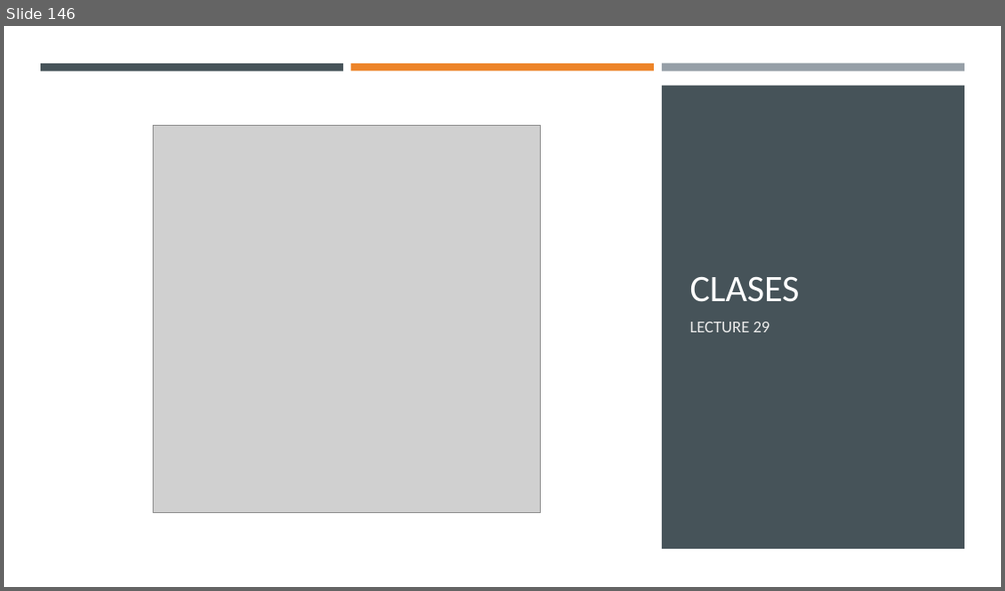
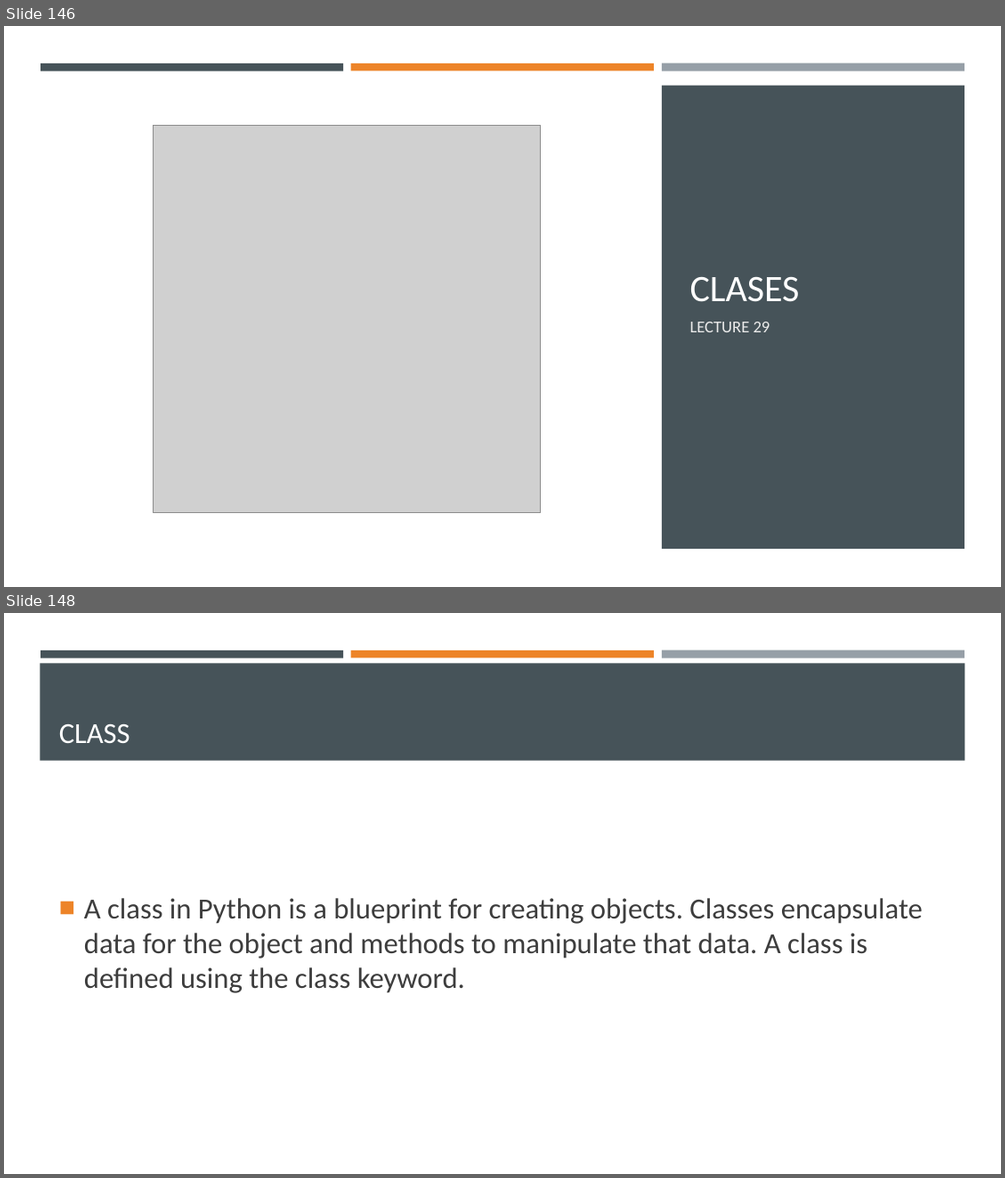
Before and after one commit to Ghost0396/iot, a slide deck: python/Python 3.pptx. Shown one above the other, each under a label of ours: slide 146 before the commit, slides 146 and 148 after it; the slides between them are not shown. The pictures are 1005x591 and 1005x1178 pixels, drawn with LibreOffice and Linux fonts; fonts in the diff are those of the drawing; grey boxes stand for pictures. Boxes give left, top, right and bottom in pixels: in the first picture for what was removed or moved away, otherwise in the second. Text is boxed around its words. In the diff, an @@ line names an element or a change of style, - is before the commit and + after.

```diff
--- a/python/Python 3.pptx
+++ b/python/Python 3.pptx
@@ slide 148 added at (4,613,1001,1174), background #FFFFFF @@
@@ rectangle added at (40,663,965,761), fill #465359 @@
@@ rectangle added at (40,650,343,657), fill #465359 @@
@@ rectangle added at (351,650,654,657), fill #ED8428 @@
@@ rectangle added at (662,650,964,658), fill #969FA7 @@
@@ title added at (59,724,130,743), 28 pt, text #FFFFFF @@
+CLASS
@@ text added at (84,898,922,993), 28 pt, text #3D3D3D @@
+■ A class in Python is a blueprint for creating objects. Classes encapsulate data for the object and methods to manipulate that data. A class is defined using the class keyword.
```
Also in this commit, not shown: 8 other slides added, 4 other files.
